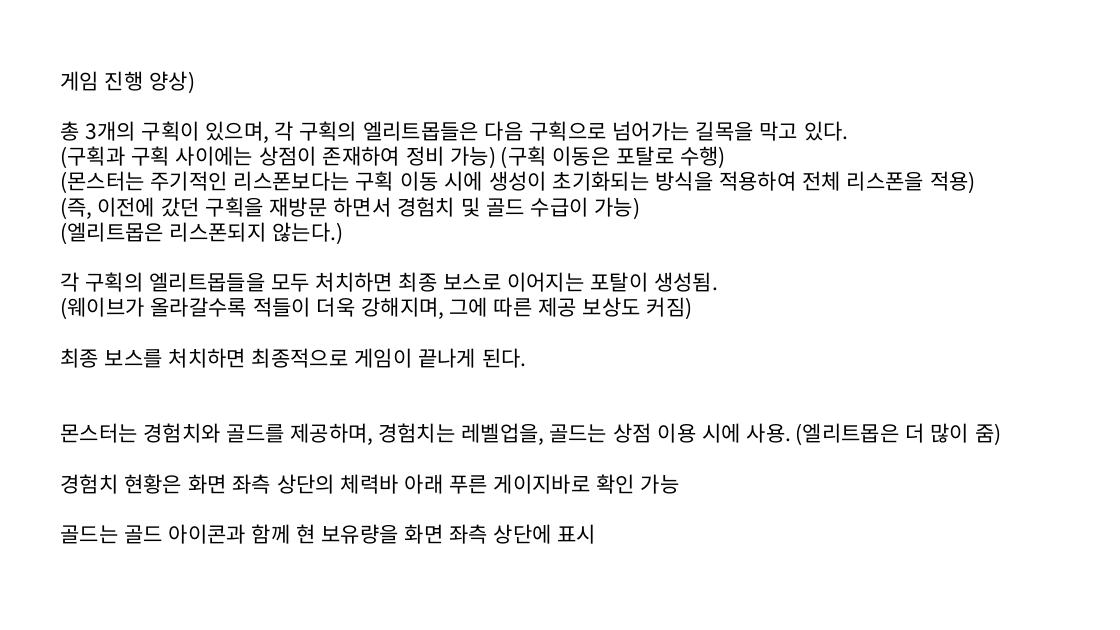
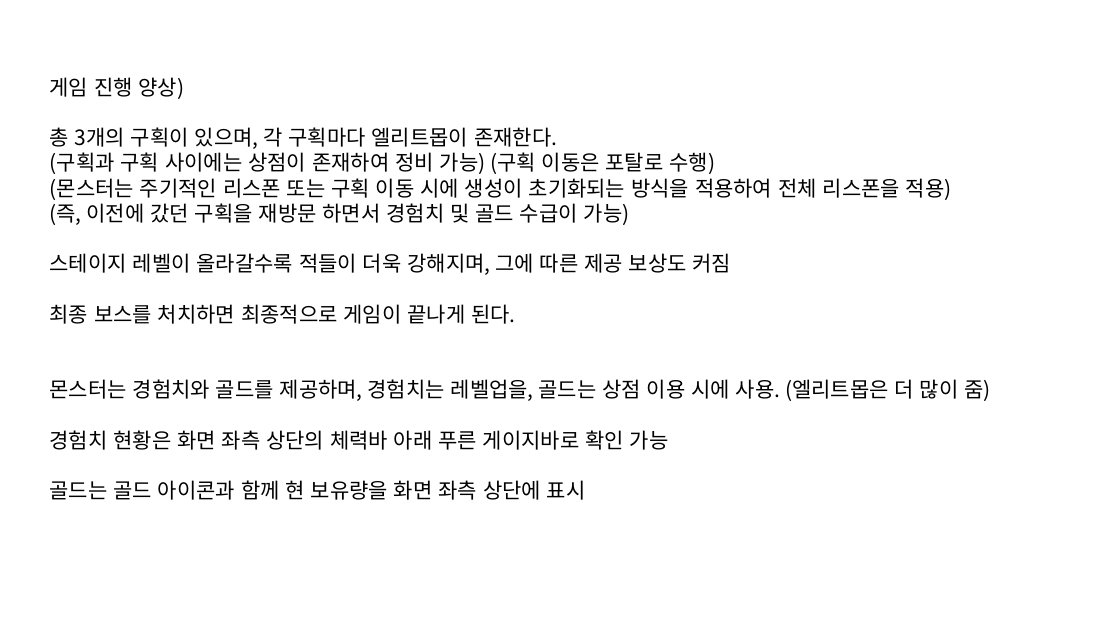
Before and after one commit to yongho4389/2DGP-GAME_PROJECT, a slide deck: slide 6 of 1차 프로젝트 발표 자료 - 2022180037 임용호.pptx. Drawn at 1120x630 pixels with LibreOffice and Linux fonts; fonts in the diff are those of the drawing. Boxes give left, top, right and bottom in pixels: in the first picture for what was removed or moved away, otherwise in the second. Text is boxed around its words. In the diff, an @@ line names an element or a change of style, - is before the commit and + after.

```diff
--- a/1차 프로젝트 발표 자료 - 2022180037 임용호.pptx
+++ b/1차 프로젝트 발표 자료 - 2022180037 임용호.pptx
@@ text "게임 진행 양상)": place and size @@
-text "게임 진행 양상)" at bbox=[60, 71, 1001, 544]
+text "게임 진행 양상)" at bbox=[50, 77, 990, 500]
@@ text at bbox=[50, 127, 557, 149]: text changed @@
-총 3개의 구획이 있으며, 각 구획의 엘리트몹들은 다음 구획으로 넘어가는 길목을 막고 있다.
+총 3개의 구획이 있으며, 각 구획마다 엘리트몹이 존재한다.
@@ text at bbox=[50, 178, 952, 200]: text changed @@
-(몬스터는 주기적인 리스폰보다는 구획 이동 시에 생성이 초기화되는 방식을 적용하여 전체 리스폰을 적용)
+(몬스터는 주기적인 리스폰 또는 구획 이동 시에 생성이 초기화되는 방식을 적용하여 전체 리스폰을 적용)
@@ text at bbox=[50, 253, 732, 275]: text changed @@
-(엘리트몹은 리스폰되지 않는다.)
-각 구획의 엘리트몹들을 모두 처치하면 최종 보스로 이어지는 포탈이 생성됨.
-(웨이브가 올라갈수록 적들이 더욱 강해지며, 그에 따른 제공 보상도 커짐)
+스테이지 레벨이 올라갈수록 적들이 더욱 강해지며, 그에 따른 제공 보상도 커짐
```
Also in this commit, not shown: 1 other slide changed, 2 other files.
